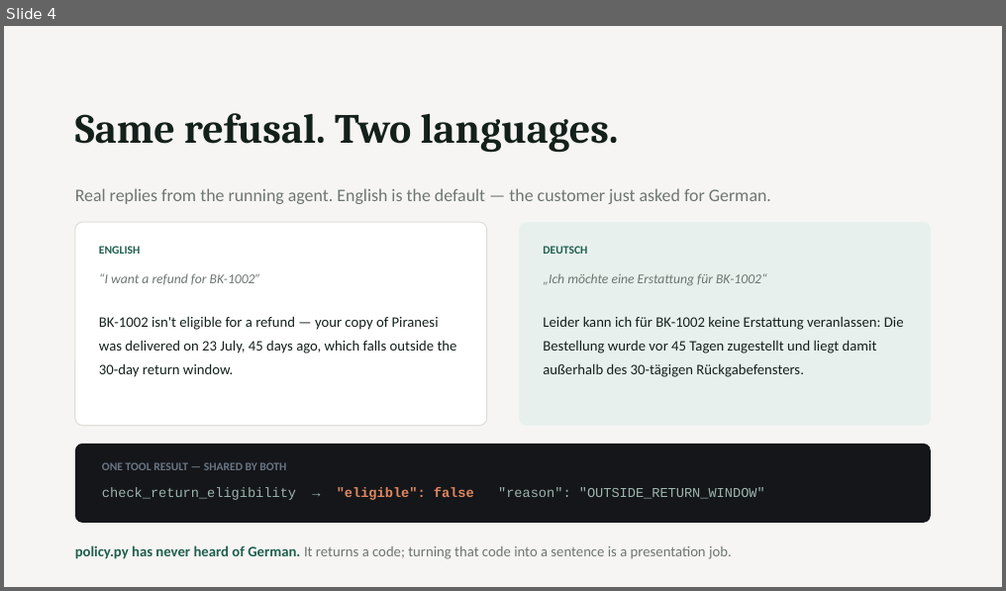
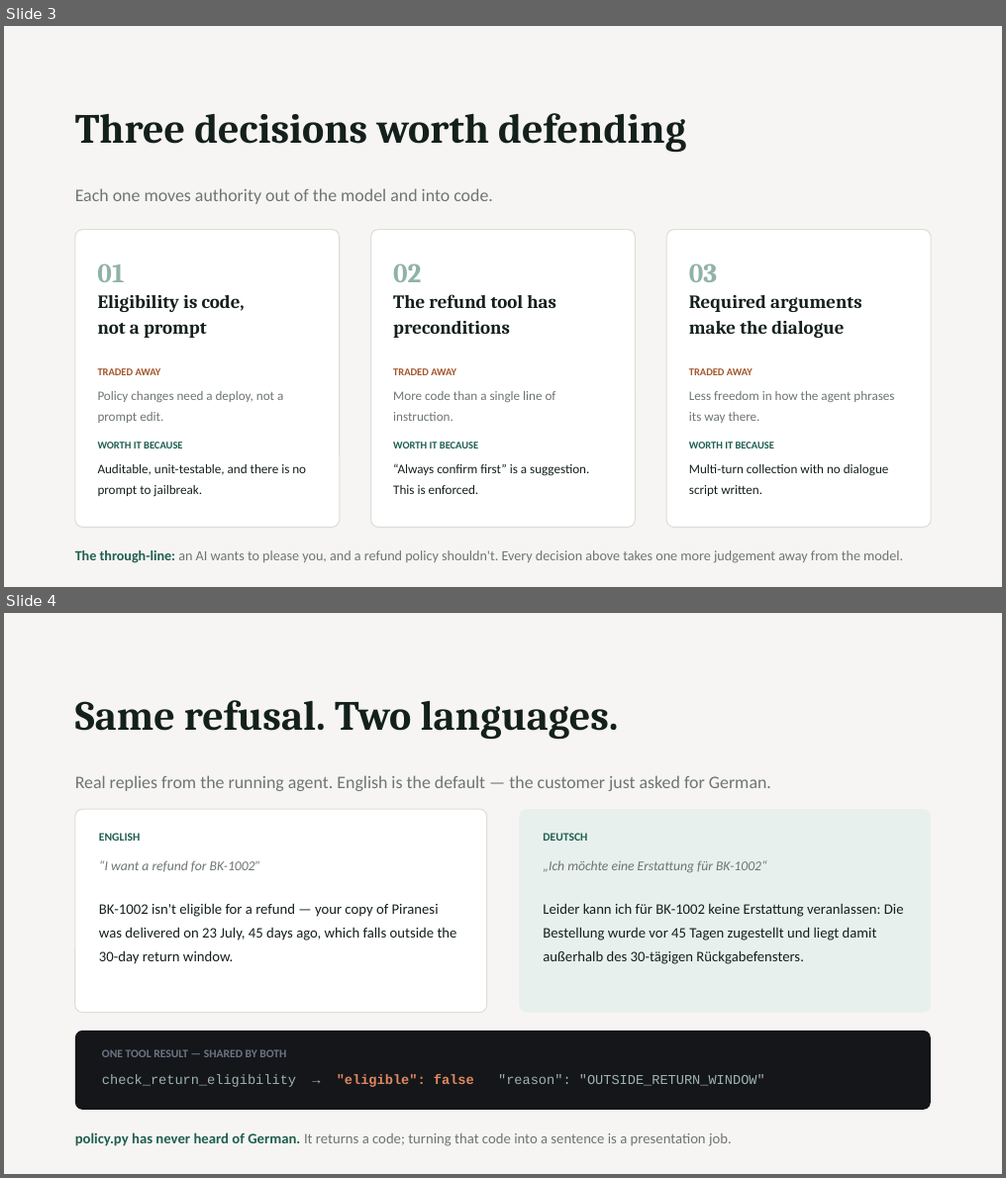
Before and after one commit to Seyfu42/bookly-support-agent, a slide deck: deck/bookly-agent-deck.pptx. Shown one above the other, each under a label of ours: slide 4 before the commit, slides 3 and 4 after it. The pictures are 1006x591 and 1006x1178 pixels, drawn with LibreOffice and Linux fonts; fonts in the diff are those of the drawing. Boxes give left, top, right and bottom in pixels: in the first picture for what was removed or moved away, otherwise in the second. Text is boxed around its words. In the diff, an @@ line names an element or a change of style, - is before the commit and + after.

```diff
--- a/deck/bookly-agent-deck.pptx
+++ b/deck/bookly-agent-deck.pptx
@@ slide 3 added at (x1=4, y1=26, x2=1002, y2=587), background #F6F5F3 @@
@@ text added at (x1=75, y1=113, x2=686, y2=153), 40 pt, text #14201C, bold @@
+Three decisions worth defending
@@ text added at (x1=75, y1=188, x2=493, y2=204), 17 pt, text #6E7671 @@
+Each one moves authority out of the model and into code.
@@ rounded rectangle added at (x1=75, y1=230, x2=340, y2=528), fill #FFFFFF, outline #DEDDD8 1 pt @@
@@ rounded rectangle added at (x1=371, y1=230, x2=635, y2=528), fill #FFFFFF, outline #DEDDD8 1 pt @@
@@ rounded rectangle added at (x1=666, y1=230, x2=931, y2=528), fill #FFFFFF, outline #DEDDD8 1 pt @@
@@ text added at (x1=97, y1=264, x2=124, y2=282), 26 pt, text #8FB3A4, bold @@
+01
@@ text added at (x1=393, y1=264, x2=421, y2=282), 26 pt, text #8FB3A4, bold @@
+02
@@ text added at (x1=689, y1=264, x2=717, y2=282), 26 pt, text #8FB3A4, bold @@
+03
@@ text added at (x1=98, y1=295, x2=245, y2=338), 18 pt, text #14201C, bold @@
+Eligibility is code,
+not a prompt
@@ text added at (x1=393, y1=294, x2=556, y2=338), 18 pt, text #14201C, bold @@
+The refund tool has
+preconditions
@@ text added at (x1=689, y1=295, x2=862, y2=338), 18 pt, text #14201C, bold @@
+Required arguments
+make the dialogue
@@ text added at (x1=98, y1=369, x2=161, y2=375), 10 pt, text #A4552B, bold @@
+TRADED AWAY
@@ text added at (x1=393, y1=369, x2=456, y2=375), 10 pt, text #A4552B, bold @@
+TRADED AWAY
@@ text added at (x1=689, y1=369, x2=752, y2=375), 10 pt, text #A4552B, bold @@
+TRADED AWAY
@@ text added at (x1=98, y1=391, x2=283, y2=423), 12.5 pt, text #6E7671 @@
+Policy changes need a deploy, not a prompt edit.
@@ text added at (x1=393, y1=391, x2=556, y2=421), 12.5 pt, text #6E7671 @@
+More code than a single line of instruction.
@@ text added at (x1=689, y1=391, x2=894, y2=423), 12.5 pt, text #6E7671 @@
+Less freedom in how the agent phrases its way there.
@@ text added at (x1=98, y1=442, x2=182, y2=449), 10 pt, text #1F5F4F, bold @@
+WORTH IT BECAUSE
@@ text added at (x1=98, y1=465, x2=306, y2=497), 12.5 pt, text #14201C @@
+Auditable, unit-testable, and there is no prompt to jailbreak.
@@ text added at (x1=393, y1=442, x2=478, y2=449), 10 pt, text #1F5F4F, bold @@
+WORTH IT BECAUSE
@@ text added at (x1=393, y1=464, x2=589, y2=494), 12.5 pt, text #14201C @@
+“Always confirm first” is a suggestion. This is enforced.
@@ text added at (x1=689, y1=442, x2=774, y2=449), 10 pt, text #1F5F4F, bold @@
+WORTH IT BECAUSE
@@ text added at (x1=689, y1=465, x2=889, y2=496), 12.5 pt, text #14201C @@
+Multi-turn collection with no dialogue script written.
@@ text added at (x1=75, y1=551, x2=903, y2=564), 13.5 pt, text #6E7671 @@
+The through-line: an AI wants to please you, and a refund policy shouldn't. Every decision above takes one more judgement away from the model.
```
Also in this commit, not shown: 1 other slide added, 2 slides removed, 3 other files.
